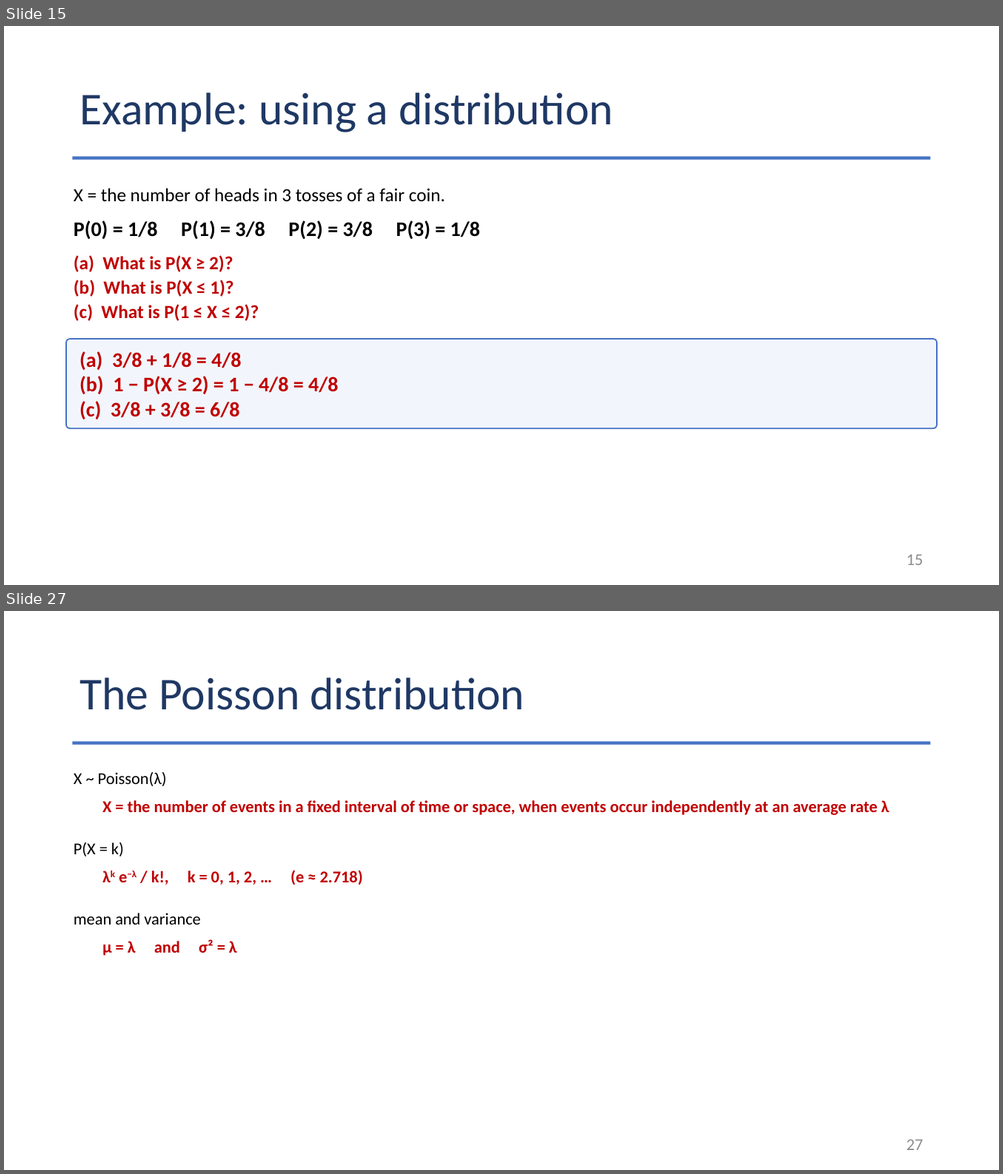
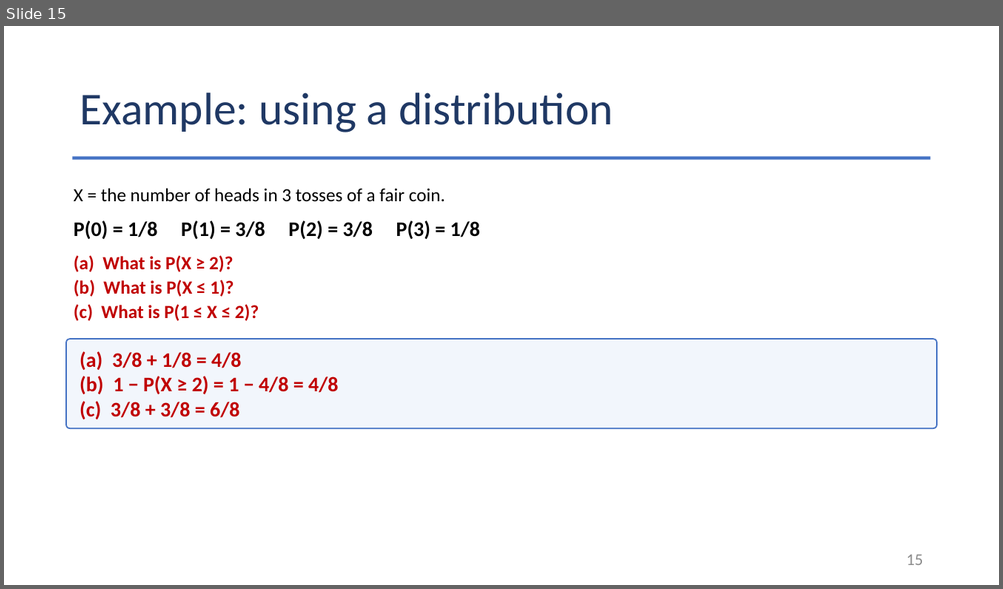
Before and after one commit to Jarred6068/UI_STAT251-03_Spring_2024, a slide deck: docs/lecture_slides/Week 7/2026/Week7_Lecture15_Slides_10_5_2026.pptx. Shown one above the other, each under a label of ours: slides 15 and 27 before the commit, slide 15 after it; the slides between them are not shown. The pictures are 1003x1174 and 1003x589 pixels, drawn with LibreOffice and Linux fonts; fonts in the diff are those of the drawing. Boxes give left, top, right and bottom in pixels: in the first picture for what was removed or moved away, otherwise in the second. Text is boxed around its words. In the diff, an @@ line names an element or a change of style, - is before the commit and + after.

```diff
--- a/docs/lecture_slides/Week 7/2026/Week7_Lecture15_Slides_10_5_2026.pptx
+++ b/docs/lecture_slides/Week 7/2026/Week7_Lecture15_Slides_10_5_2026.pptx
@@ slide 27 removed at <box>4,611,999,1170</box>, background #FFFFFF @@
@@ title removed at <box>79,678,524,710</box> @@
-The Poisson distribution
@@ rectangle removed at <box>73,741,930,744</box> @@
@@ text removed at <box>74,772,167,786</box> @@
-X ~ Poisson(λ)
@@ text removed at <box>102,800,889,815</box> @@
-X = the number of events in a fixed interval of time or space, when events occur independently at an average rate λ
@@ text removed at <box>74,843,124,857</box> @@
-P(X = k)
@@ text removed at <box>119,870,363,886</box> @@
-λk e−λ / k!, k = 0, 1, 2, … (e ≈ 2.718)
@@ text removed at <box>74,913,200,925</box> @@
-mean and variance
@@ text removed at <box>102,940,237,956</box> @@
-μ = λ and σ² = λ
@@ page number removed at <box>906,1139,923,1150</box> @@
-27
```
Also in this commit, not shown: 14 other slides removed, 16 other files.
